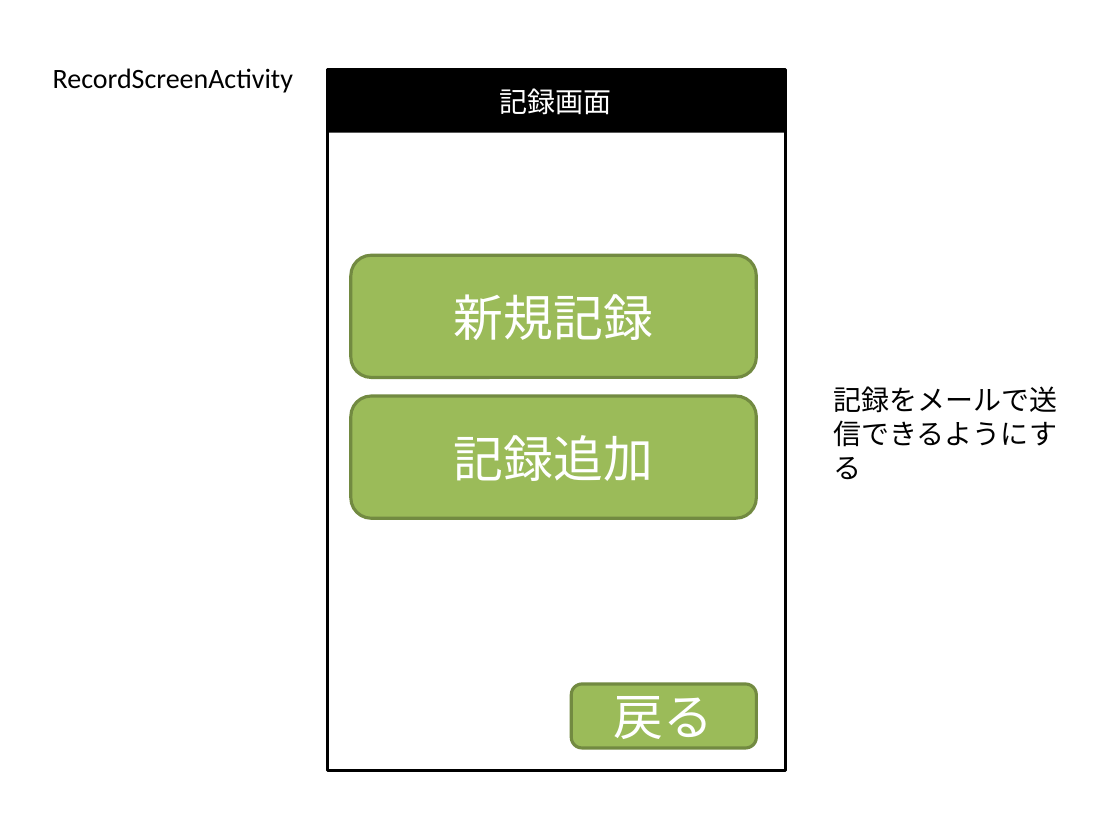
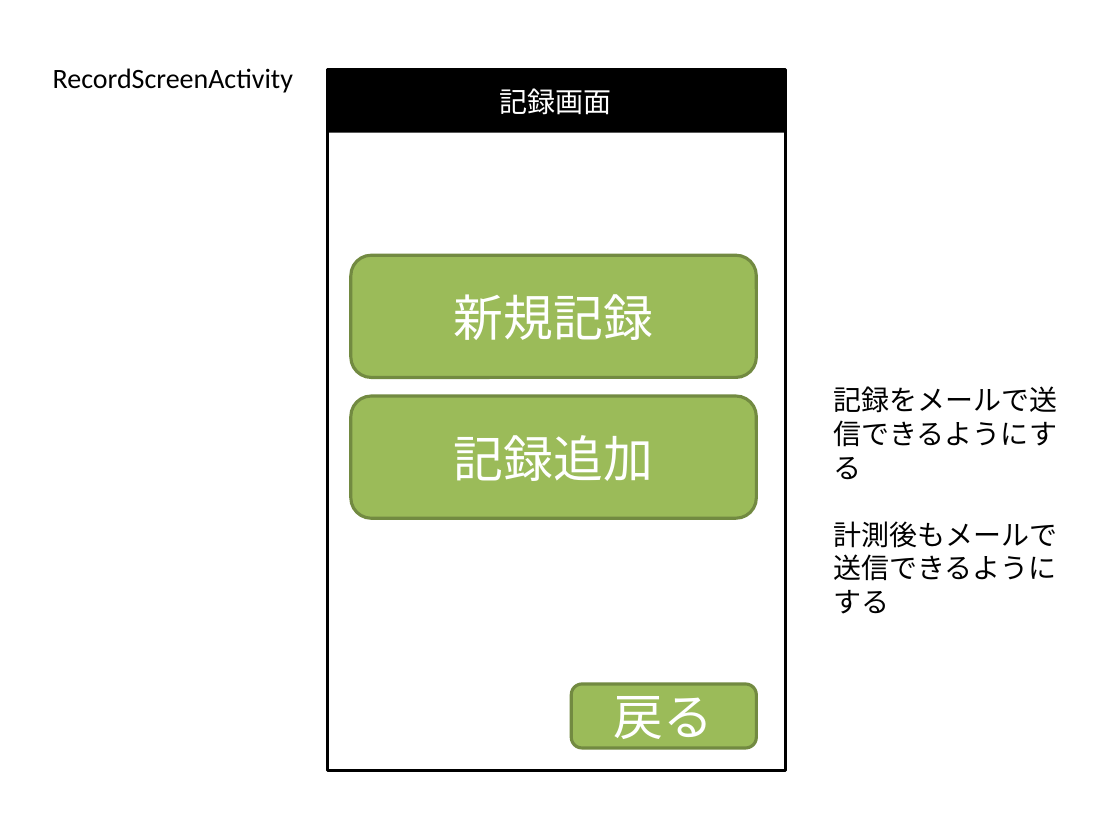
Before and after one commit to MayuOkuda/soba, a slide deck: slide 15 of memo/そばUI2.pptx (slide 14 before the commit). Drawn at 1120x840 pixels with LibreOffice and Linux fonts; fonts in the diff are those of the drawing. Boxes give left, top, right and bottom in pixels: in the first picture for what was removed or moved away, otherwise in the second. Text is boxed around its words. In the diff, an @@ line names an element or a change of style, - is before the commit and + after.

```diff
--- a/memo/そばUI2.pptx
+++ b/memo/そばUI2.pptx
@@ text at (833,521,1057,614): paragraph added @@
+計測後もメールで送信できるようにする
```
Also in this commit, not shown: 7 other slides changed, 2 slides added.
